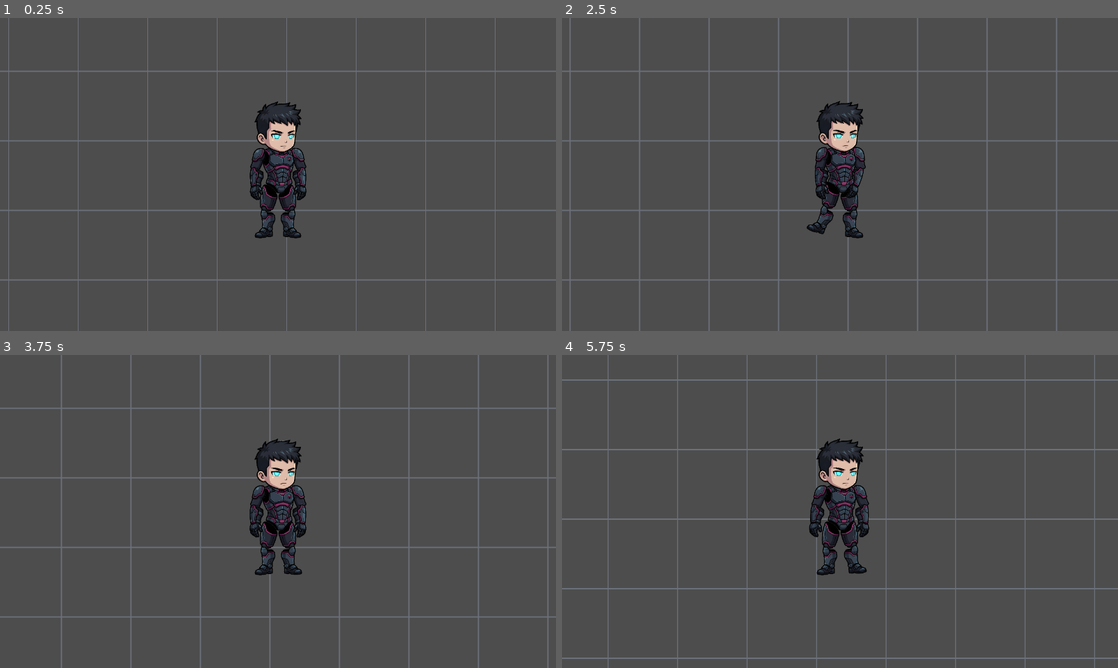
Above: before the commit, frames 1-4 (two rows, left to right).
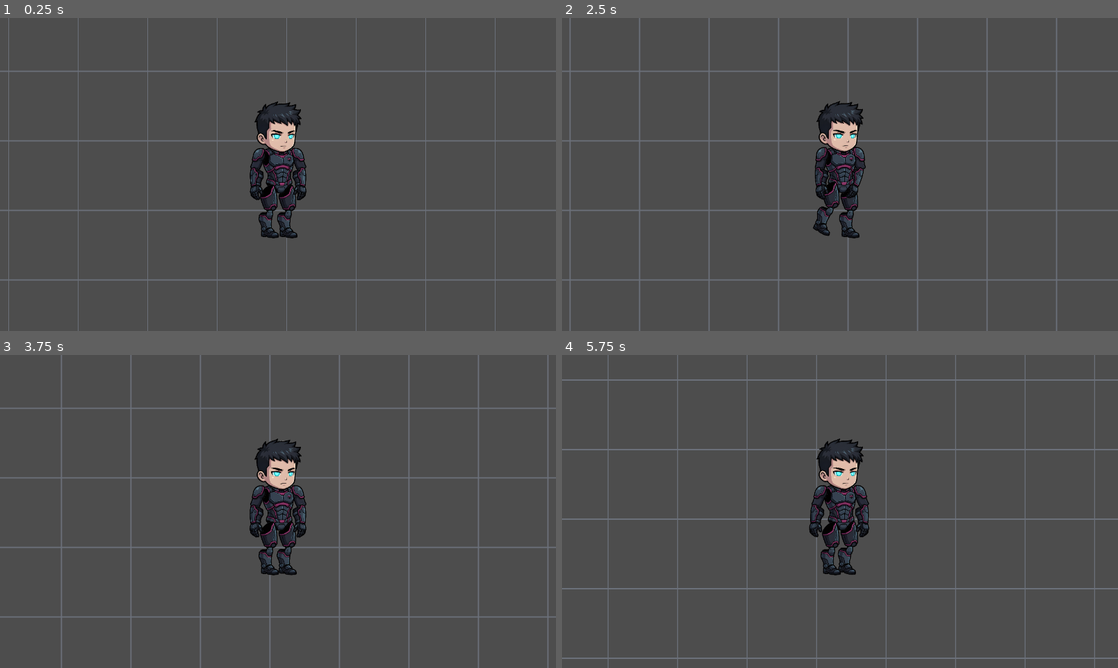
Above: after the commit, the same moments.

Repository: Poolchaos/vesper-reach-godot
Game: Godot game, scene res://scenes/test_scene.tscn
The game is run twice, just before and just after one commit, with the same random seed, the same clock (stepped at 60 frames per second) and the same inputs.
Inputs (mouse positions are in pixels of both pictures, inside the frame that each line leads up to):
- Up to frame 1 (0.25 s): no input
- Up to frame 2 (2.5 s): tap Enter at 0.5 s; move the mouse to (962, 158) at 0.52 s; hold D (move_right) 0.53-1.25 s; hold Shift 0.53-1.25 s; click (962, 158) at 0.67 s; drag from (728, 190) to (812, 237) at 1.27 s; move the mouse to (895, 105) at 2.02 s; hold D (move_right) from 2.03 s (still down); tap Ctrl at 2.1 s
- Up to frame 3 (3.75 s): release D (move_right) at 2.75 s; drag from (250, 574) to (111, 464) at 2.77 s; move the mouse to (444, 558) at 3.52 s; hold A (move_left) from 3.53 s (still down); tap Alt at 3.6 s
- Up to frame 4 (5.75 s): release A (move_left) at 4.25 s; drag from (673, 464) to (756, 433) at 4.27 s; move the mouse to (867, 511) at 5.02 s; hold S (move_down) from 5.03 s (still down); hold Shift from 5.03 s (still down); click (867, 511) at 5.17 s

The runs differ from the first frame. In frame 1, 0.5% of the frame differs, in the area x 45-55%, y 53-71%; in frame 2, 0.5%; in frame 3, 0.5%; in frame 4, 0.6%.

Commit message:
tune(m2): both feet face the same direction (un-mirror legs)
- Legs use the angled walking foot identically (not mirrored), so both feet point
  the same way instead of splaying. Shins centered under the hips.
- Both knees fold the same sign in the walk to match.

Diff:
--- a/game/scenes/character_rig.tscn
+++ b/game/scenes/character_rig.tscn
@@ -281,7 +281,7 @@
 "times": PackedFloat32Array(0, 0.15, 0.3, 0.45, 0.6),
 "transitions": PackedFloat32Array(1, 1, 1, 1, 1),
 "update": 0,
-"values": [0.0, 0.0, 0.0, -0.45, 0.0]
+"values": [0.0, 0.0, 0.0, 0.45, 0.0]
 }
 tracks/8/type = "value"
 tracks/8/imported = false
@@ -338,58 +338,58 @@
 &"walk": SubResource("Animation_ospmc")
 }
 
-[node name="CharacterRig" type="Node2D" unique_id=1051825080]
+[node name="CharacterRig" type="Node2D" unique_id=2059461086]
 scale = Vector2(0.14, 0.14)
 script = ExtResource("1_ggvnm")
 
-[node name="ThighRight" type="Sprite2D" parent="." unique_id=1758260963]
+[node name="ThighRight" type="Sprite2D" parent="." unique_id=339832841]
 position = Vector2(61, -402)
 texture = ExtResource("2_8ahhj")
 offset = Vector2(0, 93)
 
-[node name="ShinRight" type="Sprite2D" parent="ThighRight" unique_id=971193273]
-position = Vector2(24, 162)
+[node name="ShinRight" type="Sprite2D" parent="ThighRight" unique_id=1922675758]
+position = Vector2(0, 162)
 texture = ExtResource("3_m6q61")
 offset = Vector2(0, 99)
 
-[node name="UpperArmRight" type="Sprite2D" parent="." unique_id=437486407]
+[node name="UpperArmRight" type="Sprite2D" parent="." unique_id=1692215173]
 position = Vector2(133, -641)
 texture = ExtResource("4_c1uqr")
 offset = Vector2(0, 80)
 
-[node name="ForearmRight" type="Sprite2D" parent="UpperArmRight" unique_id=700952212]
+[node name="ForearmRight" type="Sprite2D" parent="UpperArmRight" unique_id=1027253189]
 position = Vector2(5, 126)
 texture = ExtResource("5_1l3yo")
 offset = Vector2(0, 113)
 
-[node name="Torso" type="Sprite2D" parent="." unique_id=2005967049]
+[node name="Torso" type="Sprite2D" parent="." unique_id=239628385]
 position = Vector2(0, -502)
 texture = ExtResource("6_p7ucn")
 
-[node name="ThighLeft" type="Sprite2D" parent="." unique_id=728782684]
+[node name="ThighLeft" type="Sprite2D" parent="." unique_id=2079502047]
 position = Vector2(-61, -402)
 texture = ExtResource("7_boeah")
 offset = Vector2(0, 93)
 
-[node name="ShinLeft" type="Sprite2D" parent="ThighLeft" unique_id=502555682]
-position = Vector2(-24, 162)
+[node name="ShinLeft" type="Sprite2D" parent="ThighLeft" unique_id=102903750]
+position = Vector2(0, 162)
 texture = ExtResource("8_fvh67")
 offset = Vector2(0, 99)
 
-[node name="UpperArmLeft" type="Sprite2D" parent="." unique_id=1845081917]
+[node name="UpperArmLeft" type="Sprite2D" parent="." unique_id=1576200898]
 position = Vector2(-132, -641)
 texture = ExtResource("9_3nxt1")
 offset = Vector2(0, 80)
 
-[node name="ForearmLeft" type="Sprite2D" parent="UpperArmLeft" unique_id=735424327]
+[node name="ForearmLeft" type="Sprite2D" parent="UpperArmLeft" unique_id=1052987172]
 position = Vector2(-6, 126)
 texture = ExtResource("10_iuy35")
 offset = Vector2(0, 113)
 
-[node name="Head" type="Sprite2D" parent="." unique_id=542102215]
+[node name="Head" type="Sprite2D" parent="." unique_id=1185228772]
 position = Vector2(0, -601)
 texture = ExtResource("11_u8060")
 offset = Vector2(0, -173)
 
-[node name="AnimationPlayer" type="AnimationPlayer" parent="." unique_id=359688857]
+[node name="AnimationPlayer" type="AnimationPlayer" parent="." unique_id=88742181]
 libraries/ = SubResource("AnimationLibrary_0leuh")
--- a/game/scenes/player.tscn
+++ b/game/scenes/player.tscn
@@ -7,17 +7,17 @@
 [sub_resource type="RectangleShape2D" id="RectangleShape2D_tuyoq"]
 size = Vector2(40, 100)
 
-[node name="Player" type="CharacterBody2D" unique_id=1358525960]
+[node name="Player" type="CharacterBody2D" unique_id=233668794]
 script = ExtResource("1_qhqgy")
 
-[node name="CollisionShape2D" type="CollisionShape2D" parent="." unique_id=1973537060]
+[node name="CollisionShape2D" type="CollisionShape2D" parent="." unique_id=438943817]
 position = Vector2(0, -50)
 shape = SubResource("RectangleShape2D_tuyoq")
 
-[node name="Visual" type="Node2D" parent="." unique_id=1051825080 instance=ExtResource("2_dqkch")]
+[node name="Visual" type="Node2D" parent="." unique_id=2059461086 instance=ExtResource("2_dqkch")]
 scale = Vector2(0.14, 0.14)
 script = ExtResource("3_qlg0r")
 
-[node name="Camera2D" type="Camera2D" parent="." unique_id=240323443]
+[node name="Camera2D" type="Camera2D" parent="." unique_id=470821590]
 position = Vector2(0, -65)
 zoom = Vector2(2.5, 2.5)
Binary file changed: game/assets/characters/human/down/shin_left.png
Binary file changed: game/assets/characters/human/down/thigh_left.png
